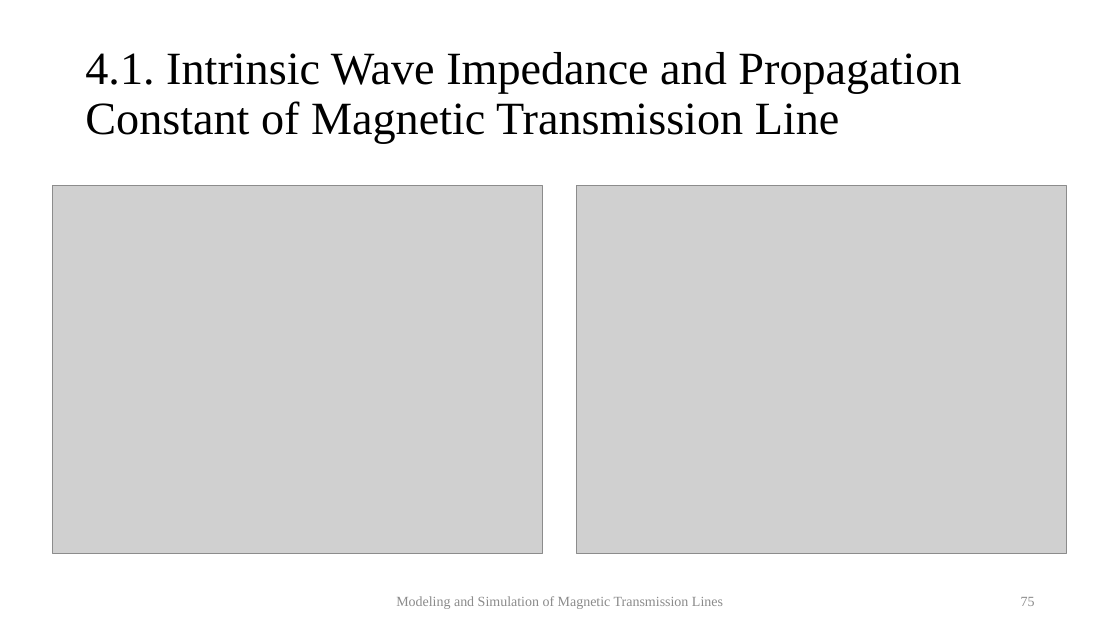
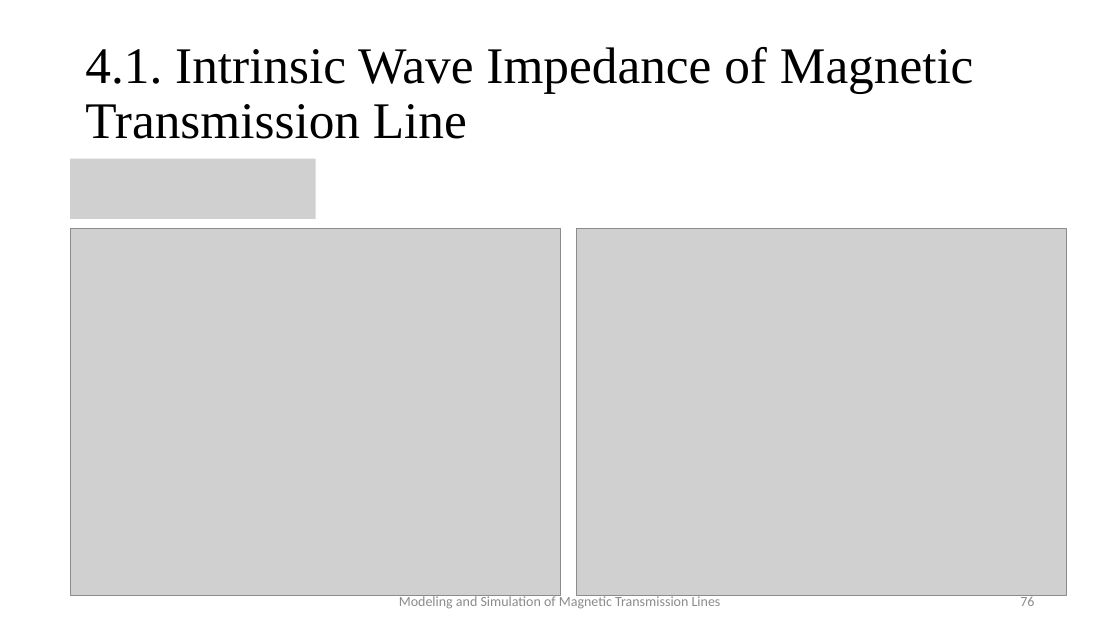
Before and after one commit to MuhammadShamaas1997/MGTL, a slide deck: slide 76 of Thesis/Thesis Final Presentation.pptx (slide 75 before the commit). Drawn at 1120x630 pixels with LibreOffice and Linux fonts; fonts in the diff are those of the drawing; grey boxes stand for pictures. Boxes give left, top, right and bottom in pixels: in the first picture for what was removed or moved away, otherwise in the second. Text is boxed around its words. In the diff, an @@ line names an element or a change of style, - is before the commit and + after.

```diff
--- a/Thesis/Thesis Final Presentation.pptx
+++ b/Thesis/Thesis Final Presentation.pptx
@@ title at box(85, 47, 974, 139): text changed; size 39.6 to 44 pt @@
-4.1. Intrinsic Wave Impedance and Propagation Constant of Magnetic Transmission Line
+4.1. Intrinsic Wave Impedance of Magnetic Transmission Line
@@ picture added at box(70, 159, 315, 219) @@
@@ picture: place and size @@
-picture at box(52, 186, 542, 554)
+picture at box(70, 229, 560, 597)
@@ picture: place and size @@
-picture at box(576, 186, 1066, 554)
+picture at box(576, 229, 1066, 597)
@@ text "Modeling and Simulation of Magnetic ..." at box(399, 594, 721, 609): font Times New Roman to Calibri @@
@@ page number at box(1020, 594, 1034, 606): text changed; font Times New Roman to Calibri @@
-75
+76
```
Also in this commit, not shown: 5 other slides changed, 1 slide added, 3 other files.
